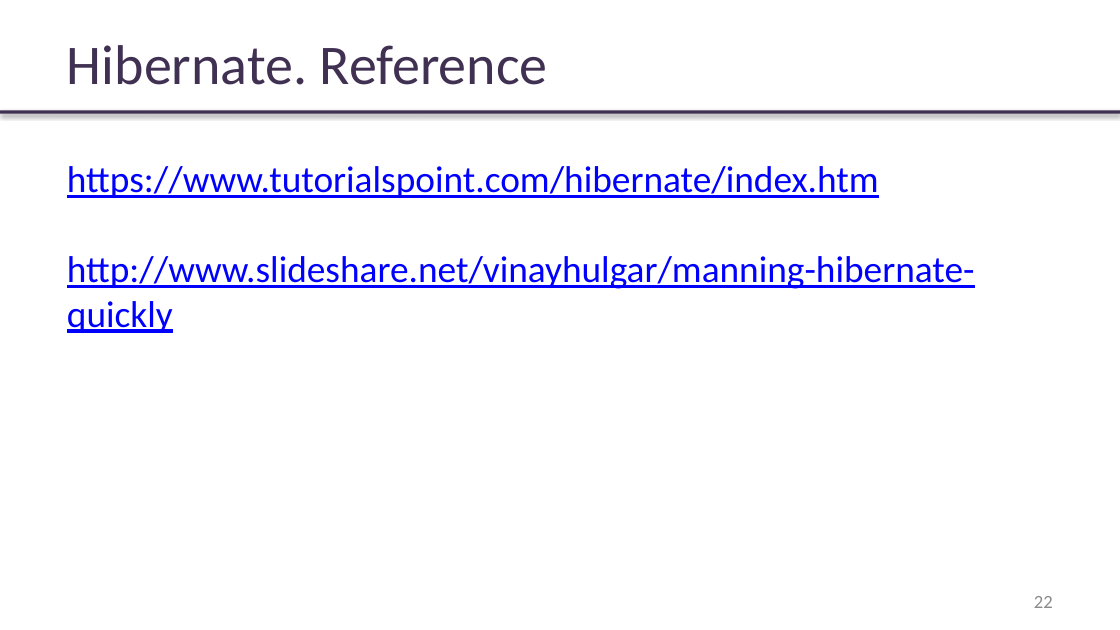
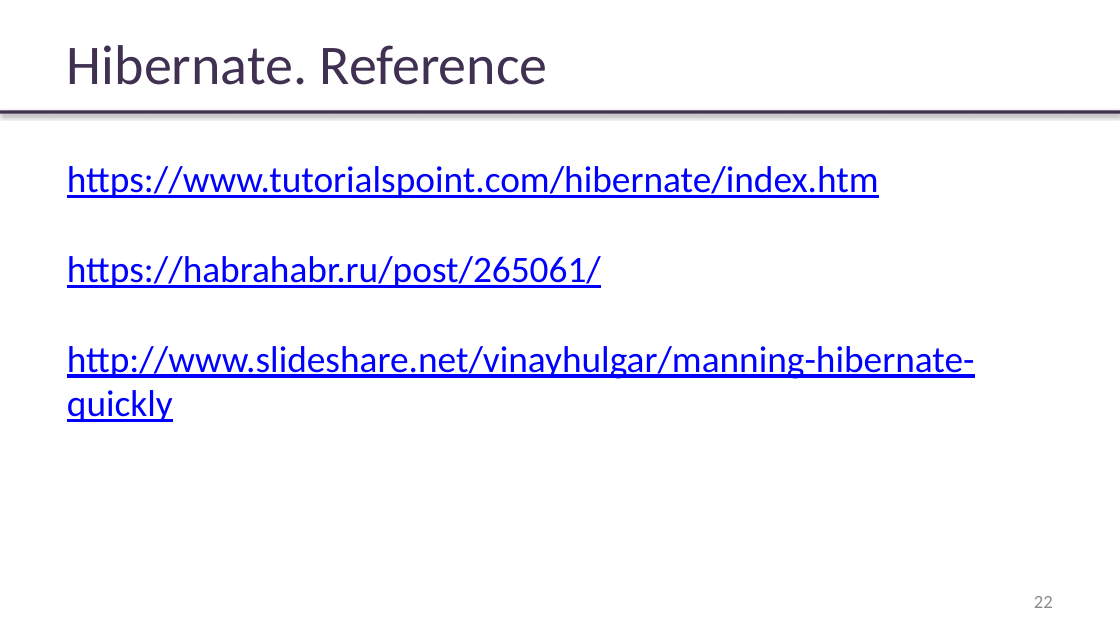
Before and after one commit to rybalkinsd/atom, a slide deck: slide 22 of lecture6/presentation/lecture06.pptx. Drawn at 1120x630 pixels with LibreOffice and Linux fonts; fonts in the diff are those of the drawing; background and template pictures are left out. Boxes give left, top, right and bottom in pixels: in the first picture for what was removed or moved away, otherwise in the second. Text is boxed around its words. In the diff, an @@ line names an element or a change of style, - is before the commit and + after.

```diff
--- a/lecture6/presentation/lecture06.pptx
+++ b/lecture6/presentation/lecture06.pptx
@@ text at [67,256,601,288]: paragraph added @@
+https://habrahabr.ru/post/265061/
```
Also in this commit, not shown: 2 other slides changed, 1 other file.
